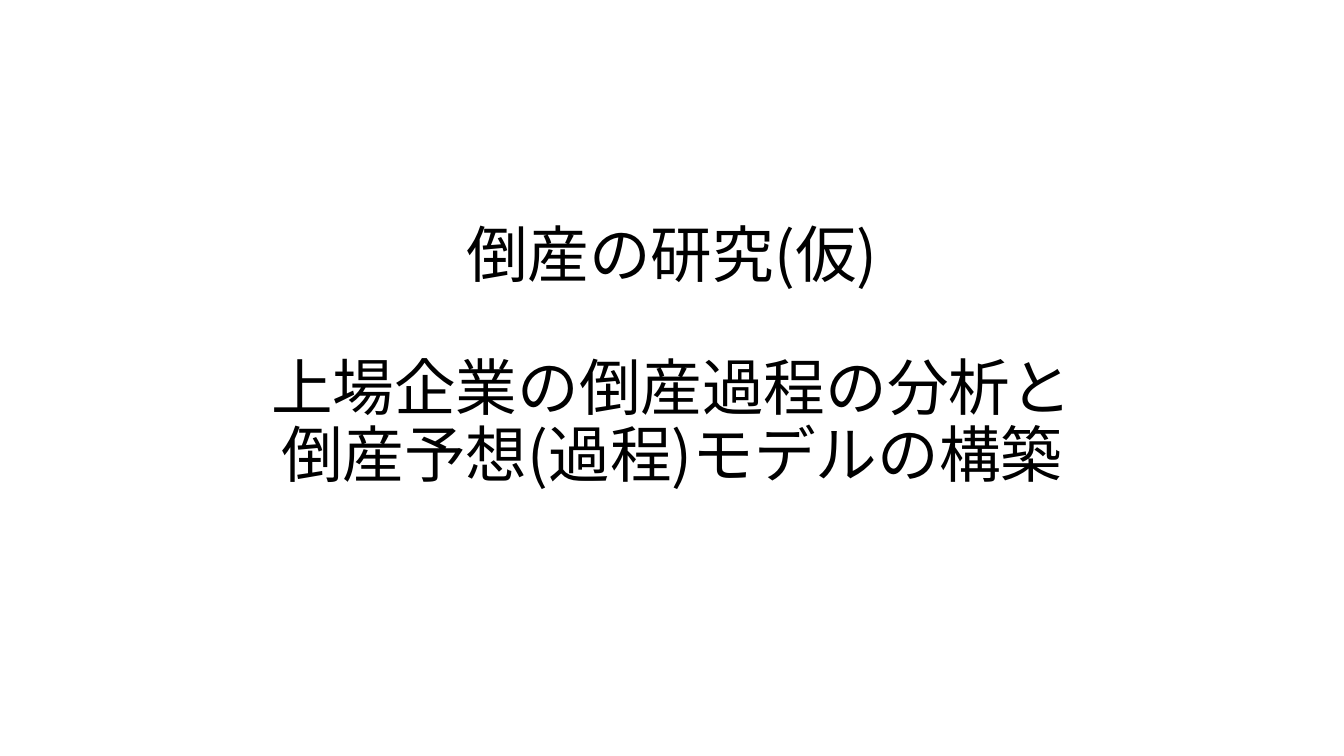
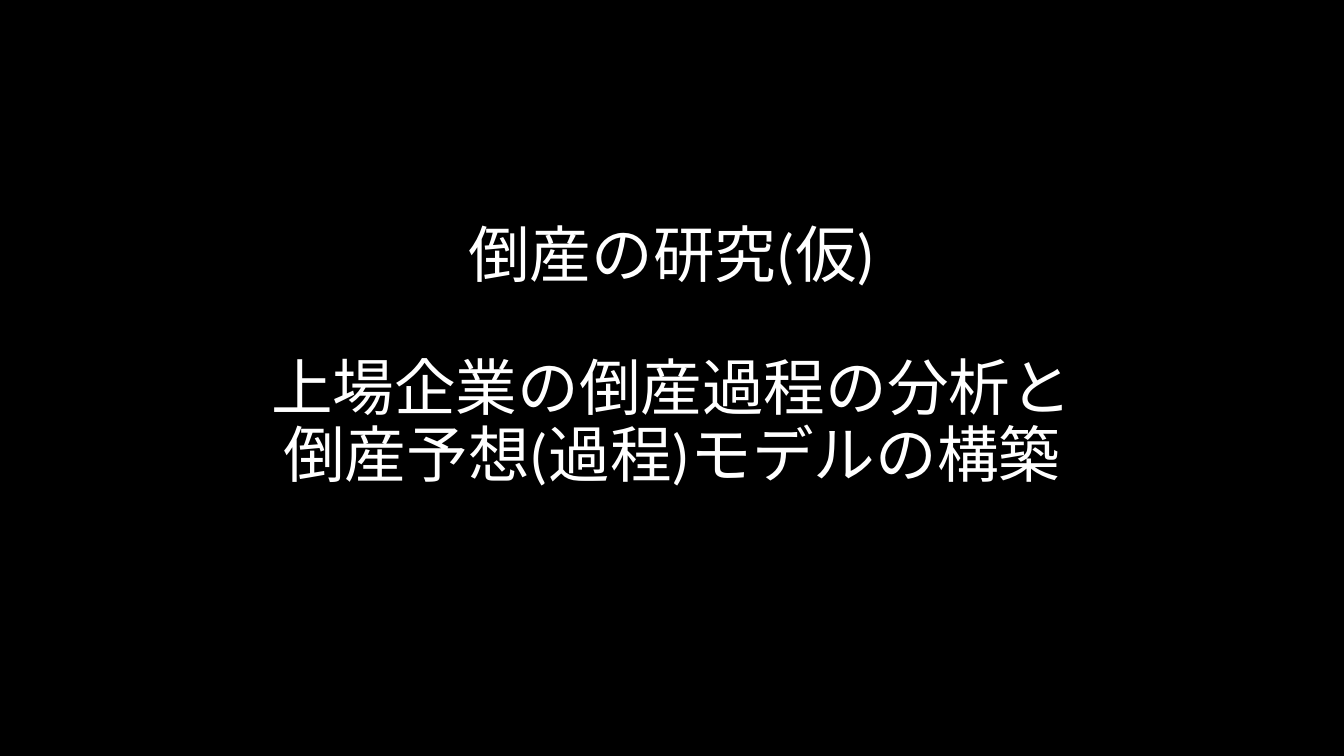
Before and after one commit to MAGA-Phantom/OperationSotsuron, a slide deck: slide 1 of 倒産の研究(仮).pptx. Drawn at 1344x756 pixels with LibreOffice and Linux fonts; fonts in the diff are those of the drawing. Boxes give left, top, right and bottom in pixels: in the first picture for what was removed or moved away, otherwise in the second. Text is boxed around its words. In the diff, an @@ line names an element or a change of style, - is before the commit and + after.

```diff
--- a/倒産の研究(仮).pptx
+++ b/倒産の研究(仮).pptx
@@ background #FFFFFF to #000000 @@
@@ title "倒産の研究(仮) 上場企業の倒産過程の分析と 倒産予想(過程)モデルの構築" at (271, 225, 1072, 486): font Noto Sans CJK JP to Calibri, text colour #000000 to #FFFFFF @@
```
Also in this commit, not shown: 5 other slides changed, 10 slides added, 4 slides removed, 2 other files.
